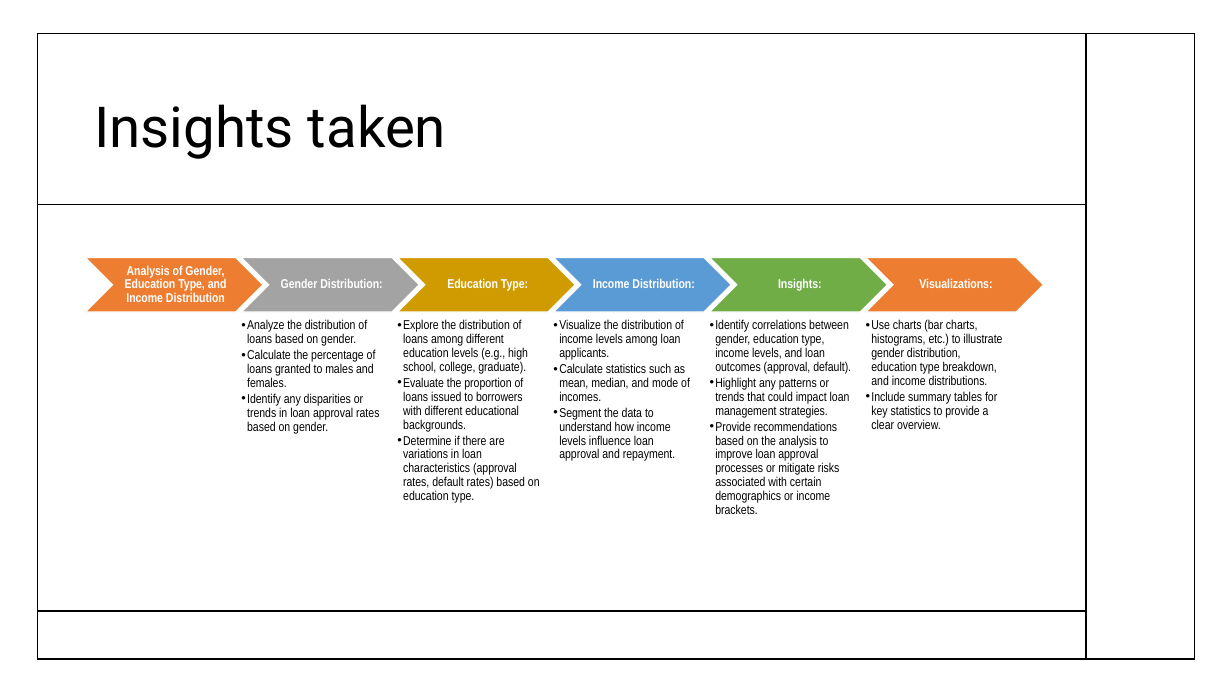
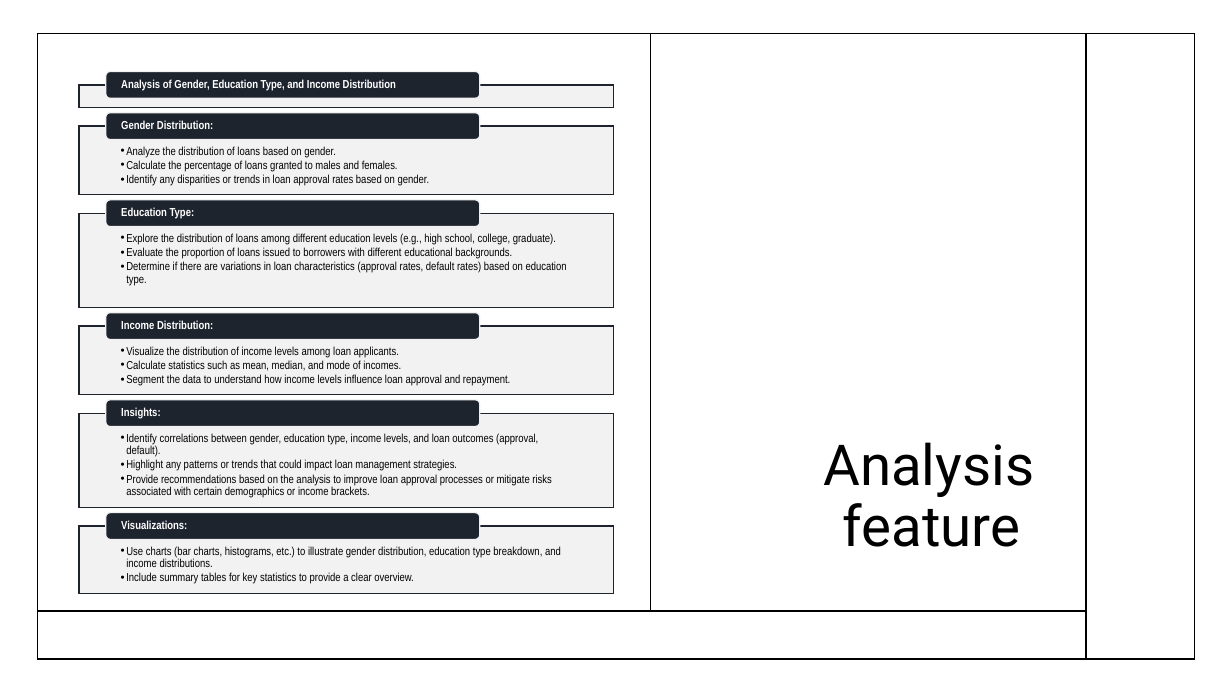
Before and after one commit to Mahmoud-Khorshed-DS-AI/Bank_Misr_project, a slide deck: slide 4 of Bank loans.pptx. Drawn at 1232x693 pixels with LibreOffice and Linux fonts; fonts in the diff are those of the drawing. Boxes give left, top, right and bottom in pixels: in the first picture for what was removed or moved away, otherwise in the second. Text is boxed around its words. In the diff, an @@ line names an element or a change of style, - is before the commit and + after.

```diff
--- a/Bank loans.pptx
+++ b/Bank loans.pptx
@@ line added from (651, 34) to (651, 610), #000000 1 pt @@
@@ text "Analysis of Gender, Education Type, ..." moved from (x1=125, y1=265, x2=227, y2=302) to (x1=121, y1=79, x2=396, y2=91) @@
@@ title removed at (x1=94, y1=104, x2=446, y2=159) @@
-Insights taken
@@ text "Gender Distribution:" moved from (x1=281, y1=279, x2=382, y2=288) to (x1=121, y1=120, x2=213, y2=129) @@
@@ text "Analyze the distribution of loans ..." moved from (x1=247, y1=319, x2=379, y2=434) to (x1=126, y1=146, x2=430, y2=186) @@
@@ line removed from (37, 205) to (1086, 205) @@
@@ text "Education Type:" moved from (x1=447, y1=278, x2=528, y2=291) to (x1=121, y1=207, x2=195, y2=219) @@
@@ text "Explore the distribution of loans ..." moved from (x1=403, y1=319, x2=540, y2=503) to (x1=126, y1=233, x2=567, y2=286) @@
@@ group removed at (x1=85, y1=258, x2=1044, y2=312): 6 chevrons @@
@@ text "Visualize the distribution of income ..." moved from (x1=559, y1=319, x2=690, y2=461) to (x1=126, y1=346, x2=510, y2=386) @@
@@ text "Income Distribution:" moved from (x1=593, y1=278, x2=694, y2=288) to (x1=121, y1=320, x2=213, y2=329) @@
@@ text "Identify correlations between gender, education ..." moved from (x1=715, y1=319, x2=851, y2=514) to (x1=126, y1=433, x2=551, y2=498) @@
@@ text "Insights:" moved from (x1=778, y1=278, x2=822, y2=291) to (x1=121, y1=407, x2=160, y2=419) @@
@@ title added at (x1=823, y1=442, x2=1034, y2=547), 44 pt, text #000000 @@
+Analysis feature
@@ size 10 to 9 pt in 5 elements at (x1=126, y1=346, x2=510, y2=386), (x1=126, y1=146, x2=430, y2=186), (x1=126, y1=233, x2=567, y2=286), (x1=126, y1=433, x2=551, y2=498), (x1=126, y1=546, x2=561, y2=584) @@
@@ text "Use charts (bar charts, histograms, ..." moved from (x1=871, y1=319, x2=1002, y2=429) to (x1=126, y1=546, x2=561, y2=584) @@
@@ group added at (x1=79, y1=71, x2=614, y2=593): 6 rectangles, 6 rounded rectangles @@
@@ size 10 to 9 pt; alignment centre to left in 6 elements at (x1=121, y1=79, x2=396, y2=91), (x1=121, y1=120, x2=213, y2=129), (x1=121, y1=207, x2=195, y2=219), (x1=121, y1=320, x2=213, y2=329), (x1=121, y1=407, x2=160, y2=419), (x1=121, y1=520, x2=187, y2=529) @@
@@ text "Visualizations:" moved from (x1=919, y1=278, x2=992, y2=288) to (x1=121, y1=520, x2=187, y2=529) @@
```
Also in this commit, not shown: 3 other slides changed, 2 slides added, 2 other files.
